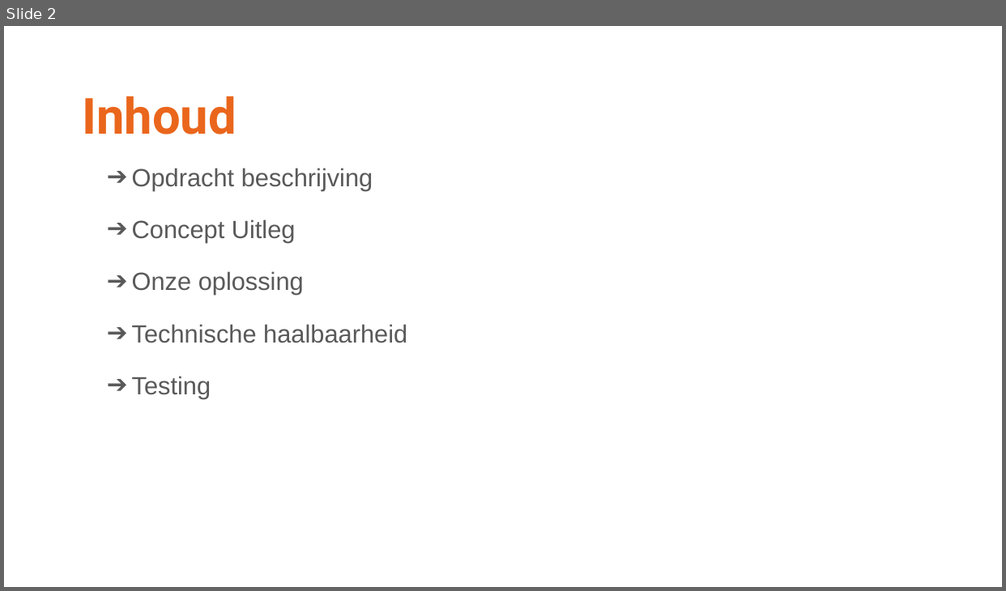
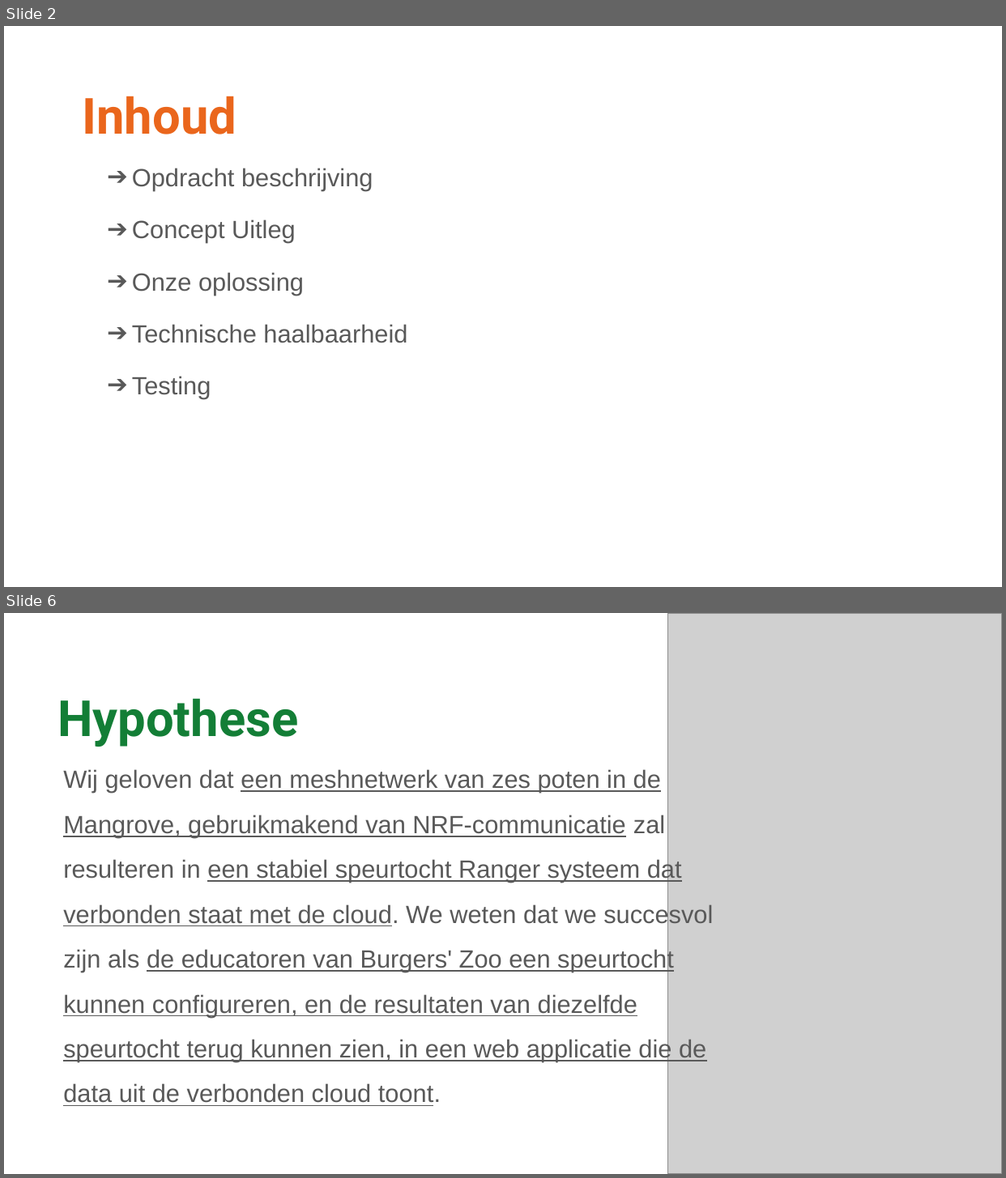
Before and after one commit to Mastermindzh/nj2017-iot-dwa-BurgersZoo1, a slide deck: groepsprocess/Presentaties/Tussenpresentatie (groep 1 & 2).pptx. Shown one above the other, each under a label of ours: slide 2 before the commit, slides 2 and 6 after it; the slides between them are not shown. The pictures are 1006x591 and 1006x1178 pixels, drawn with LibreOffice and Linux fonts; fonts in the diff are those of the drawing; grey boxes stand for pictures; background and template pictures are left out. Boxes give left, top, right and bottom in pixels: in the first picture for what was removed or moved away, otherwise in the second. Text is boxed around its words. In the diff, an @@ line names an element or a change of style, - is before the commit and + after.

```diff
--- a/groepsprocess/Presentaties/Tussenpresentatie (groep 1 & 2).pptx
+++ b/groepsprocess/Presentaties/Tussenpresentatie (groep 1 & 2).pptx
@@ slide 6 added at (4,613,1002,1174), background #FFFFFF @@
@@ picture added at (667,613,1002,1174) @@
@@ title added at (57,698,298,747), 36 pt, text #137E36, bold @@
+Hypothese
@@ text added at (63,769,713,1106), 18 pt, text #595959, underline @@
+Wij geloven dat een meshnetwerk van zes poten in de Mangrove, gebruikmakend van NRF-communicatie zal resulteren in een stabiel speurtocht Ranger systeem dat verbonden staat met de cloud. We weten dat we succesvol zijn als de educatoren van Burgers' Zoo een speurtocht kunnen configureren, en de resultaten van diezelfde speurtocht terug kunnen zien, in een web applicatie die de data uit de verbonden cloud toont.
```
Also in this commit, not shown: 13 slides changed, 6 other slides added, 1 slide removed, 3 other files.
